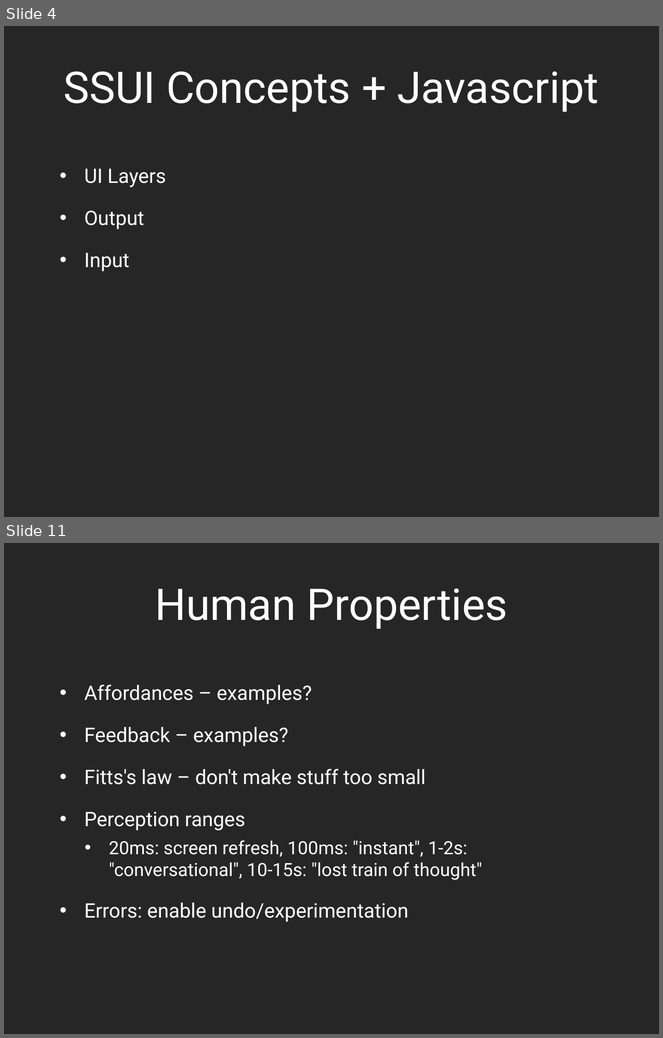
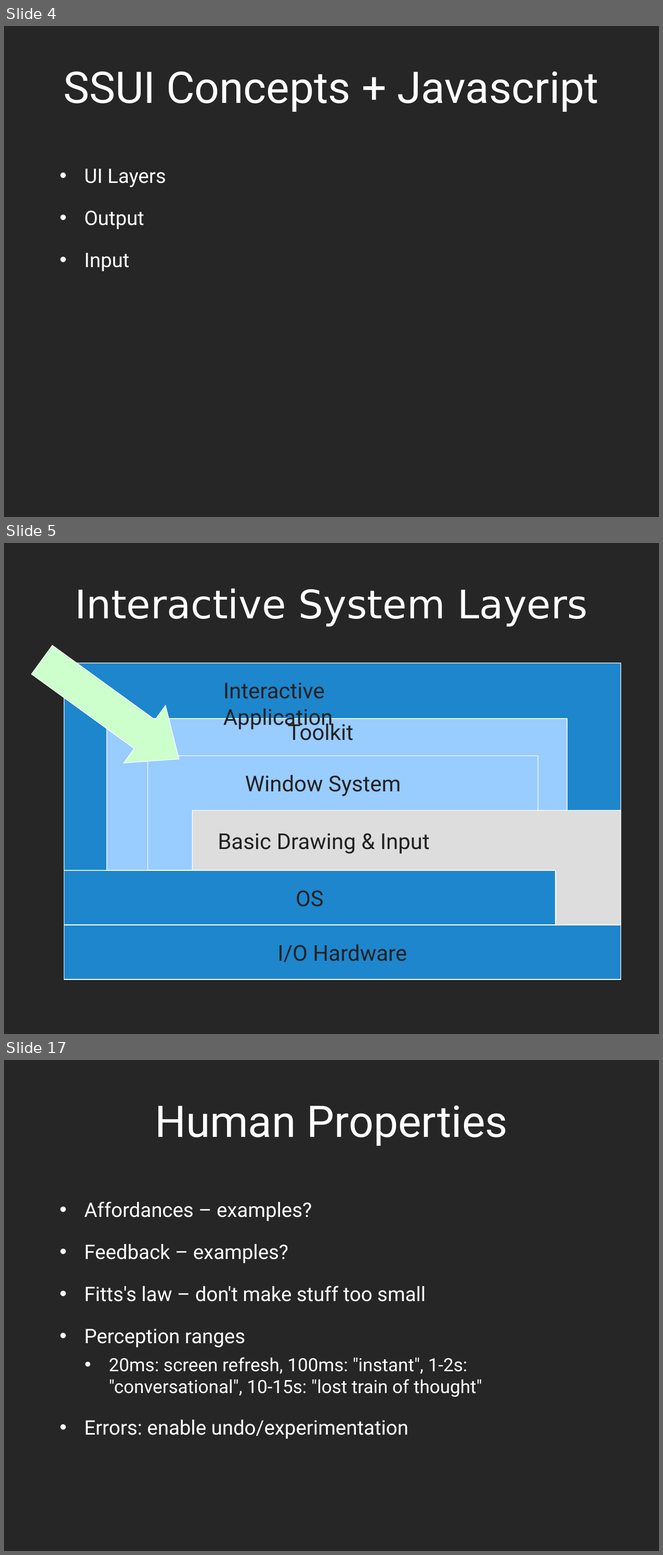
Before and after one commit to dantasse/ssuiweb2014, a slide deck: week13/week13.pptx. Shown one above the other, each under a label of ours: slides 4 and 11 before the commit, slides 4, 5 and 17 after it; the slides between them are not shown. The pictures are 663x1038 and 663x1555 pixels, drawn with LibreOffice and Linux fonts; fonts in the diff are those of the drawing. Boxes give left, top, right and bottom in pixels: in the first picture for what was removed or moved away, otherwise in the second. Text is boxed around its words. In the diff, an @@ line names an element or a change of style, - is before the commit and + after.

```diff
--- a/week13/week13.pptx
+++ b/week13/week13.pptx
@@ slide 5 added at (4, 543, 659, 1034), background #262626 @@
@@ title added at (75, 588, 588, 627), 43.2 pt, text #FFFFFF @@
+Interactive System Layers
@@ right arrow added at (21, 631, 200, 788), fill #CCFFCC, outline #FFFFFF 0.75 pt @@
@@ group added at (64, 663, 621, 979): 4 freeform shapes, 4 texts, 2 rectangles @@
+I/O Hardware
+OS
+Window System
+Toolkit
+Interactive Application
+Basic Drawing & Input
@@ what was slide 11 is now slide 17 @@
```
Also in this commit, not shown: 6 slides changed, 10 other slides added, 2 slides removed, 2 other files.
